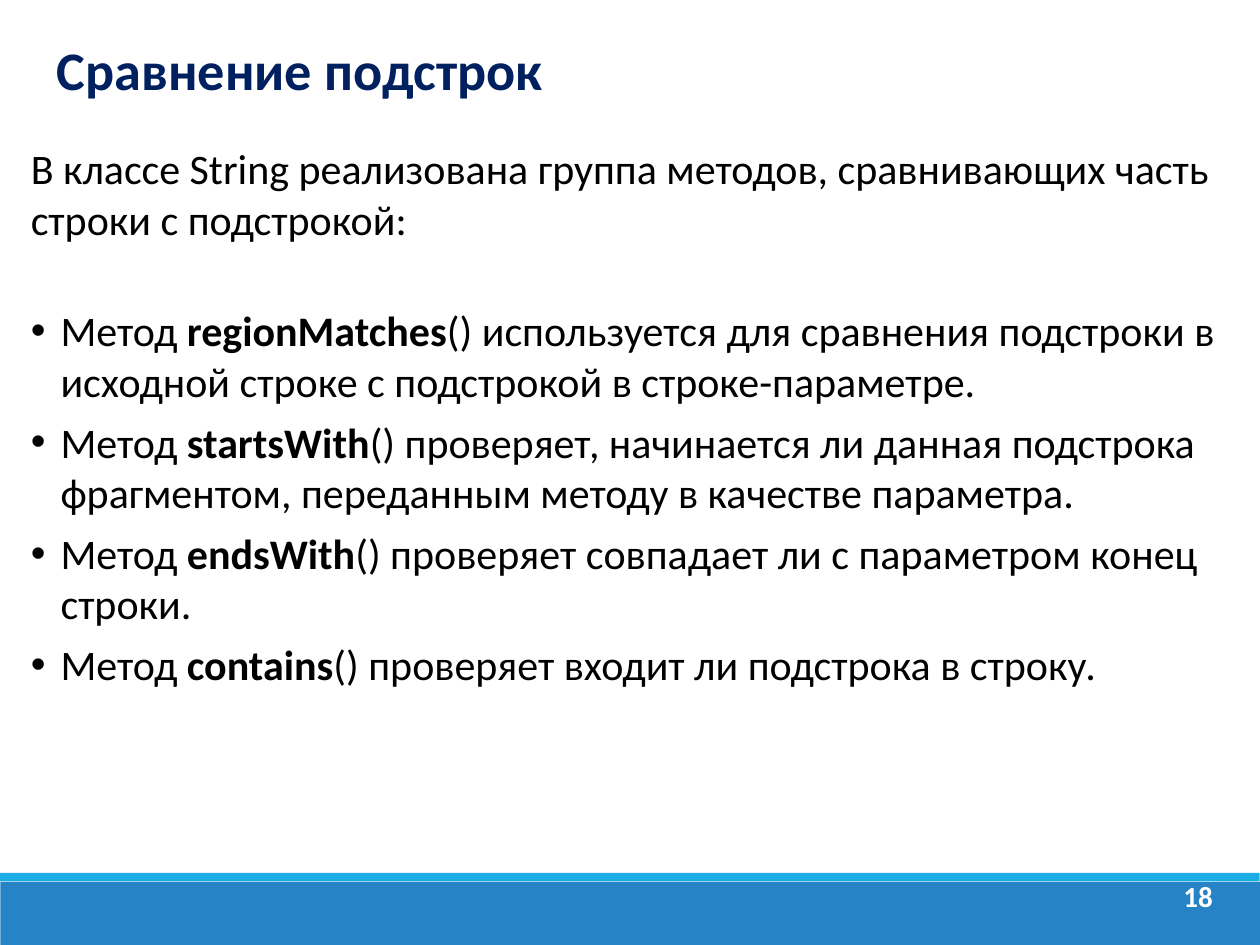
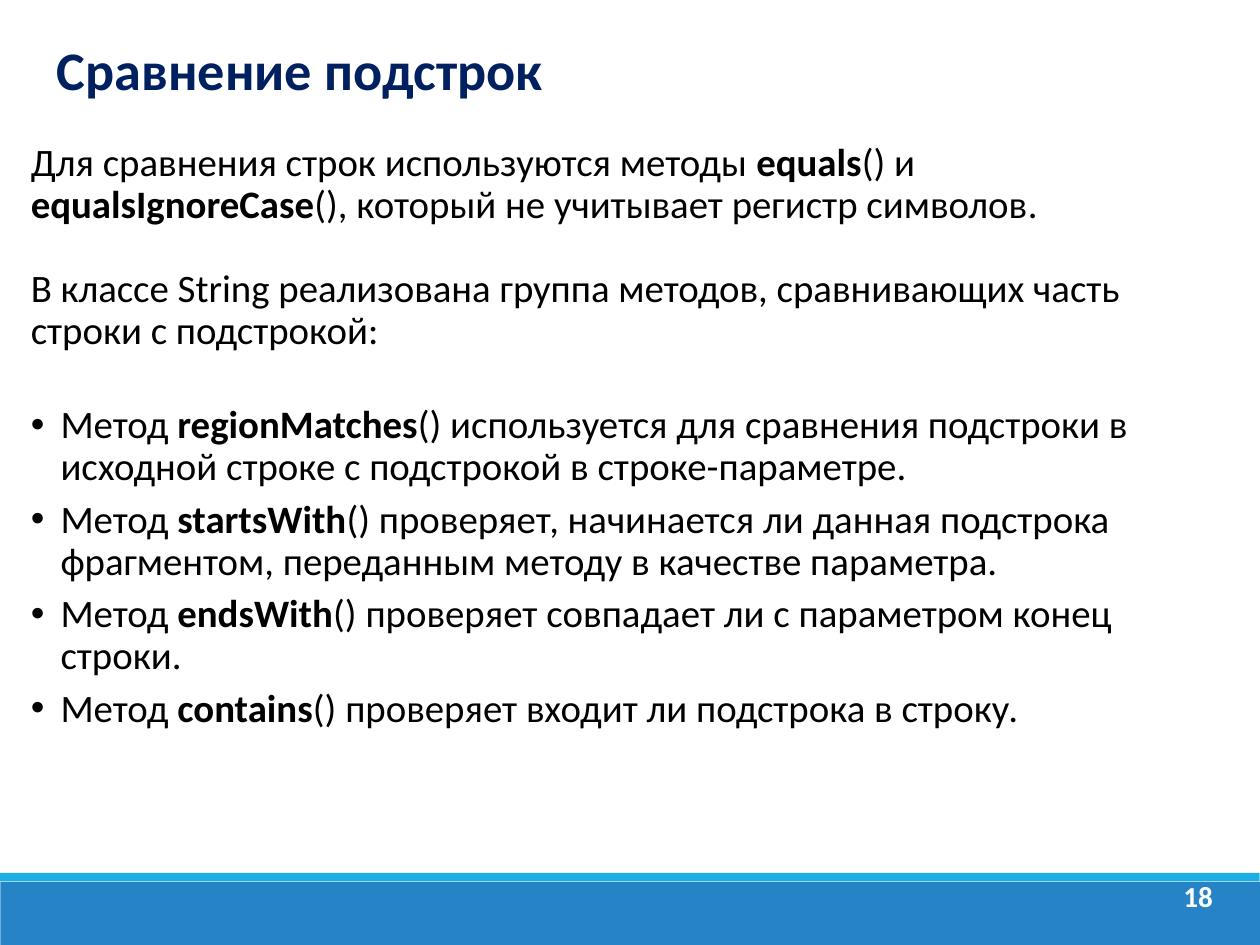
Before and after one commit to dmitry-academy/academy_5220, a slide deck: slide 18 of academy5220/resources/presentations/Java Lection 5. Пакеты.Math.String.ppt. Drawn at 1260x945 pixels with LibreOffice and Linux fonts; fonts in the diff are those of the drawing; background and template pictures are left out. Boxes give left, top, right and bottom in pixels: in the first picture for what was removed or moved away, otherwise in the second. Text is boxed around its words. In the diff, an @@ line names an element or a change of style, - is before the commit and + after.

```diff
--- a/academy5220/resources/presentations/Java Lection 5. Пакеты.Math.String.ppt
+++ b/academy5220/resources/presentations/Java Lection 5. Пакеты.Math.String.ppt
@@ text at bbox=[31, 147, 1037, 225]: paragraph added @@
+Для сравнения строк используются методы equals() и equalsIgnoreCase(), который не учитывает регистр символов.
@@ text at bbox=[31, 275, 1128, 729]: size 24 to 22.2 pt in "В классе String реализована группа методов, сравнивающих ...", "Метод regionMatches() используется для сравнения подстроки в ...", "Метод startsWith() проверяет, начинается ли данная подстрока ...", "Метод endsWith() проверяет совпадает ли с параметром ..." and 1 more places; line spacing 1 to 0.9 @@
```
Also in this commit, not shown: 4 other slides changed, 1 slide removed, 44 other files.
